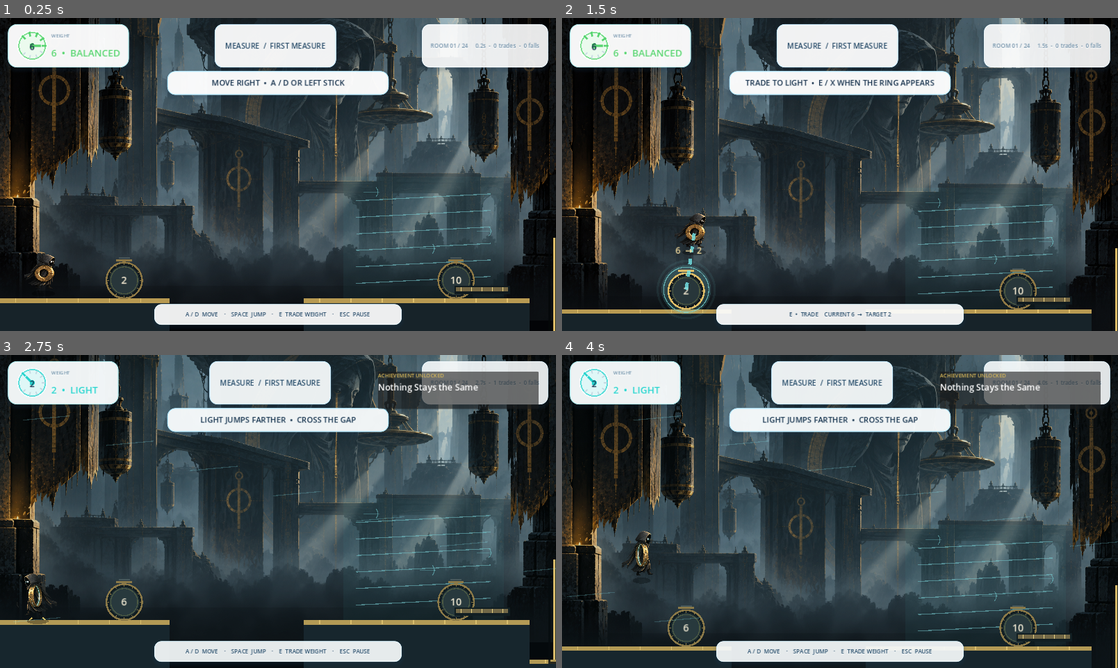
Above: before the commit, frames 1-4 (two rows, left to right).
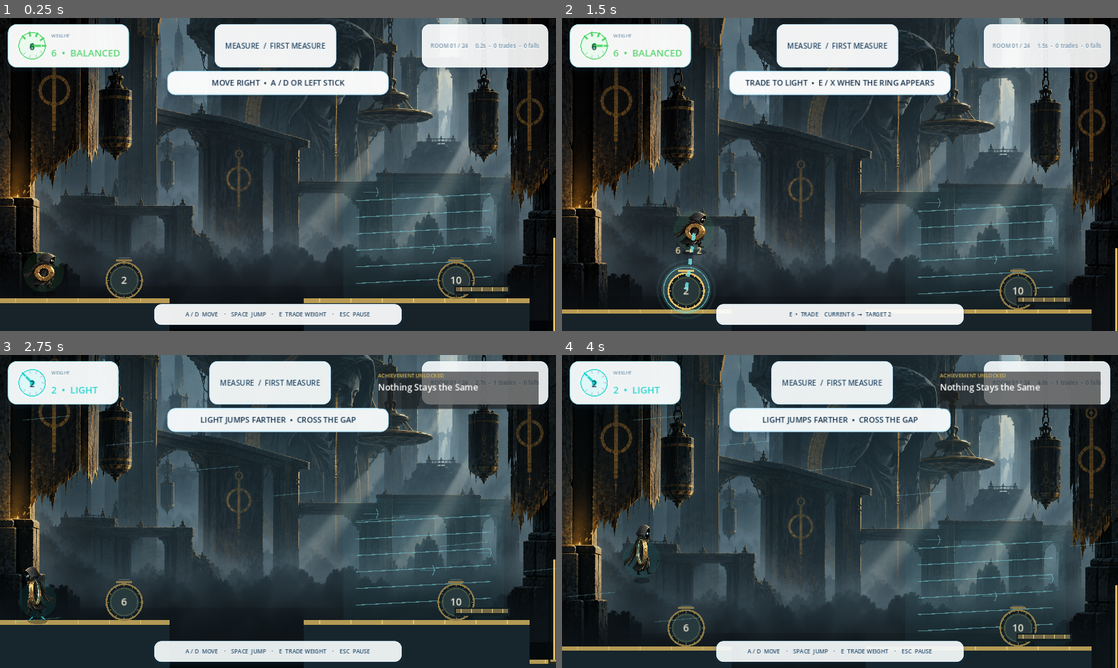
Above: after the commit, the same moments.

Repository: lienowen/how-heavy
Game: Godot game, scene res://scenes/main.tscn
The game is run twice, just before and just after one commit, with the same random seed, the same clock (stepped at 60 frames per second) and the same inputs.
Inputs (mouse positions are in pixels of both pictures, inside the frame that each line leads up to):
- Up to frame 1 (0.25 s): no input
- Up to frame 2 (1.5 s): tap Enter (ui_accept) at 0.5 s; move the mouse to (962, 158) at 0.52 s; hold D (move_right) 0.53-1.25 s; tap E (exchange) at 0.6 s; click (962, 158) at 0.67 s; tap Space (jump) at 0.77 s; drag from (728, 190) to (684, 290) at 1.27 s
- Up to frame 3 (2.75 s): move the mouse to (333, 442) at 2.02 s; hold A (move_left) from 2.03 s (still down); tap E (exchange) at 2.1 s
- Up to frame 4 (4 s): release A (move_left) at 2.75 s; drag from (812, 574) to (1017, 602) at 2.77 s; move the mouse to (1006, 558) at 3.52 s; hold D (move_right) from 3.53 s (still down); tap E (exchange) at 3.6 s; tap Space (jump) at 3.77 s

The runs differ from the first frame. In frame 1, 0.1% of the frame differs, in the area x 4-10%, y 75-87%; in frame 2, 0.1%; in frame 3, 0.3%; in frame 4, 0.3%, in the area x 10-18%, y 54-71%.

Commit message:
Amplify character weight states and feedback

Diff:
--- a/scripts/player_performance.gd
+++ b/scripts/player_performance.gd
@@ -23,7 +23,8 @@
 	var horizontal_before := velocity.x
 	super(delta)
 	pose_time += delta
-	stride_phase += delta * clampf(absf(velocity.x) / 22.0, 4.0, 13.5)
+	var weight_speed := 1.12 if weight <= 3 else (0.82 if weight >= 9 else 1.0)
+	stride_phase += delta * clampf(absf(velocity.x) / 22.0, 4.0, 13.5) * weight_speed
 	if absf(velocity.x) > 8.0: facing = signf(velocity.x)
 	if forced_pose_time > 0.0:
 		forced_pose_time -= delta
@@ -67,27 +68,37 @@
 
 func _draw() -> void:
 	if sprite_sheet == null: return
+
 	var source := Rect2(700, 95, 590, 690)
-	var height := 104.0
+	var height := 108.0
+	var body_scale := Vector2(1.0, 1.0)
+	var state_color := ProductionTheme.GREEN
 	if weight <= 3:
 		source = Rect2(90, 75, 590, 700)
-		height = 112.0
+		height = 118.0
+		body_scale = Vector2(0.86, 1.08)
+		state_color = ProductionTheme.CYAN
 	elif weight >= 9:
 		source = Rect2(1250, 175, 692, 620)
-		height = 92.0
+		height = 108.0
+		body_scale = Vector2(1.24, 0.94)
+		state_color = ProductionTheme.ORANGE
+
 	var width := source.size.x / source.size.y * height
 	var offset := Vector2.ZERO
 	var rotation := 0.0
 	var scale_value := Vector2.ONE
 	var ring_scale := 1.0
 	var stride := sin(stride_phase)
+
 	match pose:
 		Pose.IDLE:
-			offset.y = sin(pose_time * 2.0) * 0.9
+			offset.y = sin(pose_time * (2.7 if weight <= 3 else 1.8)) * (1.4 if weight <= 3 else 0.7)
 			rotation = sin(pose_time * 1.3) * 0.008
 		Pose.WALK:
-			offset = Vector2(stride * 1.5, -absf(stride) * 2.7)
-			rotation = stride * 0.035 * facing
+			var bob := 3.4 if weight <= 3 else (1.8 if weight >= 9 else 2.7)
+			offset = Vector2(stride * 1.7, -absf(stride) * bob)
+			rotation = stride * (0.045 if weight <= 3 else 0.028) * facing
 			scale_value = Vector2(1.0 - absf(stride) * 0.018, 1.0 + absf(stride) * 0.025)
 		Pose.TAKEOFF:
 			scale_value = Vector2(1.1, 0.88)
@@ -100,12 +111,13 @@
 			rotation = 0.055 * facing
 		Pose.LAND:
 			var settle := 1.0 - clampf(pose_time / 0.16, 0.0, 1.0)
-			scale_value = Vector2(1.0 + settle * 0.18, 1.0 - settle * 0.2)
-			offset.y = settle * 7.0
+			var heavy_boost := 1.45 if weight >= 9 else 1.0
+			scale_value = Vector2(1.0 + settle * 0.18 * heavy_boost, 1.0 - settle * 0.2 * heavy_boost)
+			offset.y = settle * 7.0 * heavy_boost
 		Pose.EXCHANGE:
 			var wave := sin(clampf(pose_time / 0.34, 0.0, 1.0) * PI)
 			scale_value = Vector2(1.0 - wave * 0.08, 1.0 + wave * 0.09)
-			ring_scale = 1.0 + wave * 0.35
+			ring_scale = 1.0 + wave * 0.42
 		Pose.IMPACT:
 			var recoil := 1.0 - clampf(pose_time / 0.28, 0.0, 1.0)
 			scale_value = Vector2(1.0 + recoil * 0.22, 1.0 - recoil * 0.18)
@@ -118,17 +130,21 @@
 		Pose.VICTORY:
 			var lift := sin(clampf(pose_time / 0.42, 0.0, 1.0) * PI)
 			offset.y = -lift * 8.0
-			ring_scale = 1.0 + lift * 0.25
+			ring_scale = 1.0 + lift * 0.3
 
-	var shadow_radius := lerpf(25.0, 42.0, float(weight - 2) / 8.0)
+	var shadow_radius := lerpf(23.0, 47.0, float(weight - 2) / 8.0)
 	if pose == Pose.RISE or pose == Pose.FALL: shadow_radius *= 0.82
 	draw_ellipse_shadow(Vector2(0, 2), shadow_radius)
+
+	# A soft state halo makes weight changes readable even on small H5 canvases.
+	draw_circle(Vector2(0, -48), 43.0 if weight <= 3 else (55.0 if weight >= 9 else 47.0), Color(state_color, 0.08))
 	if pose == Pose.EXCHANGE or pose == Pose.VICTORY:
-		draw_arc(Vector2(0, -48) + offset, 48.0 * ring_scale, 0, TAU, 64, Color(0.47, 0.79, 0.81, 0.86), 3.0)
-		draw_arc(Vector2(0, -48) + offset, 57.0 * ring_scale, -PI * 0.7, PI * 0.3, 42, Color(0.88, 0.74, 0.4, 0.72), 2.0)
-	draw_set_transform(offset, rotation, Vector2(scale_value.x * facing, scale_value.y))
+		draw_arc(Vector2(0, -48) + offset, 48.0 * ring_scale, 0, TAU, 64, Color(state_color, 0.92), 4.0)
+		draw_arc(Vector2(0, -48) + offset, 59.0 * ring_scale, -PI * 0.7, PI * 0.3, 42, Color(1, 1, 1, 0.72), 2.0)
+
+	draw_set_transform(offset, rotation, Vector2(scale_value.x * body_scale.x * facing, scale_value.y * body_scale.y))
 	draw_texture_rect_region(sprite_sheet, Rect2(-width * 0.5, -height, width, height), source)
 	if pose == Pose.WALK:
-		draw_line(Vector2(-12, -4), Vector2(-12 + stride * 10.0, 2), Color("d7b85a"), 3)
-		draw_line(Vector2(12, -4), Vector2(12 - stride * 10.0, 2), Color("d7b85a"), 3)
+		draw_line(Vector2(-12, -4), Vector2(-12 + stride * 10.0, 2), Color(state_color, 0.75), 3)
+		draw_line(Vector2(12, -4), Vector2(12 - stride * 10.0, 2), Color(state_color, 0.75), 3)
 	draw_set_transform(Vector2.ZERO, 0.0, Vector2.ONE)
